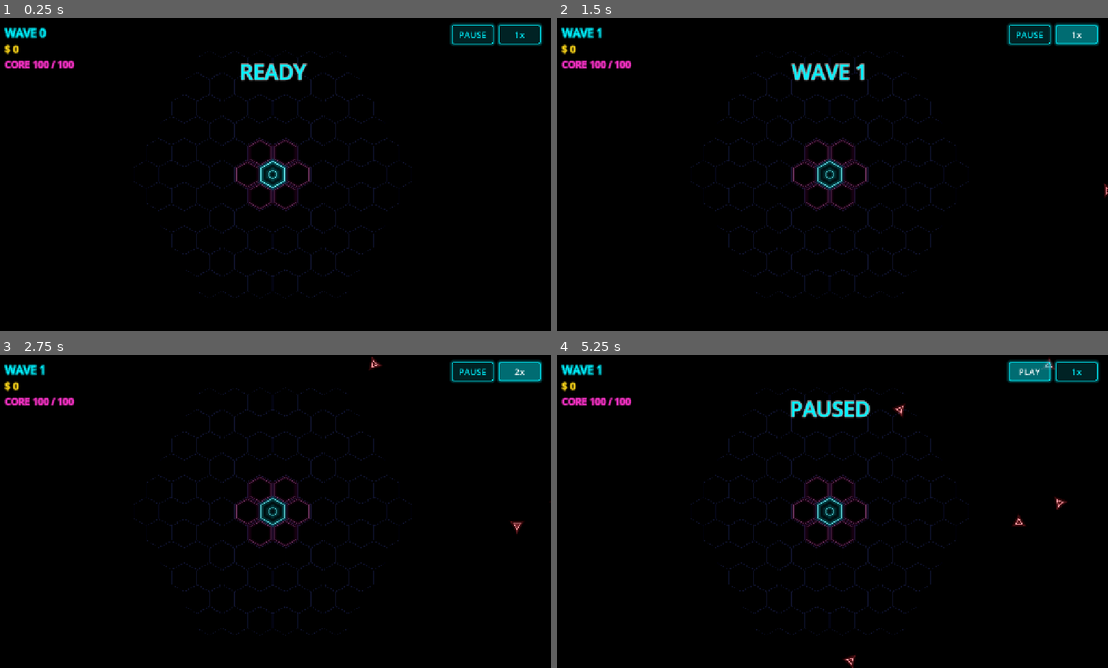
Above: before the commit, frames 1-4 (two rows, left to right).
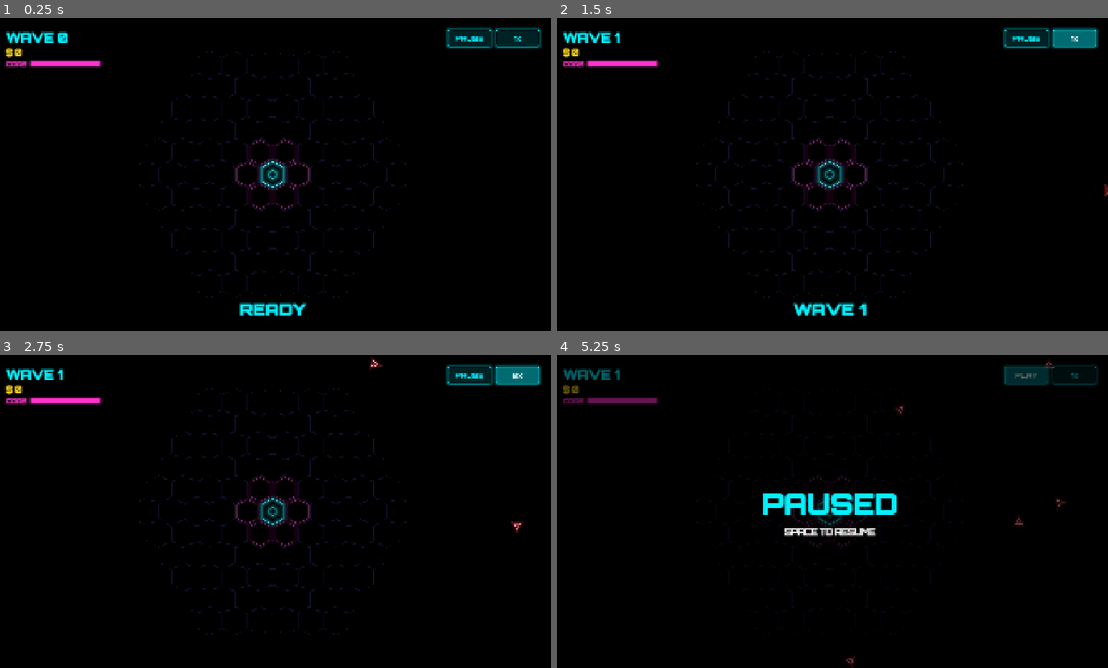
Above: after the commit, the same moments.

Repository: seoyeonwoo11/hexagon
Game: Godot game, scene res://scenes/main.tscn
Two runs of this game, one before a commit and one after it. Both use one fixed random seed, a clock stepped at 60 frames per second and the inputs below.
Inputs:
- Up to frame 1 (0.25 s): no input
- Up to frame 2 (1.5 s): click "1x" at 0.5 s; click "2x" at 1.25 s
- Up to frame 3 (2.75 s): click "1x" at 2 s
- Up to frame 4 (5.25 s): click "2x" at 2.75 s; click "1x" at 3.5 s; click "2x" at 4.25 s; click "PAUSE" at 5 s

The runs differ from the first frame. In frame 1, 4.4% of the frame differs, in the area x 0-99%, y 1-96%; in frame 2, 4.5%; in frame 3, 3.7%; in frame 4, 5.3%, in the area x 0-99%, y 1-100%.

Commit message:
폰트, HUD 배치, 해상도 개선
- Orbitron 폰트(OFL) 적용, 굵기별 FontVariation
- HUD: 왼쪽 위 웨이브/돈/코어 체력 바, 오른쪽 위 버튼, 아래 가운데 안내 문구,
  일시정지/게임 오버는 화면을 어둡게 덮는 가운데 오버레이
- 기준 해상도 1920x1080, 창 최대화로 시작, F11 전체 화면, 카메라 줌 1.05로 같은 구도 유지

Co-Authored-By: Claude Opus 5.5 <noreply@anthropic.com>
Claude-Session: https://claude.ai/code/session_01FxD1R6gogt5cwBiW2ee9Dt

Diff:
--- a/project.godot
+++ b/project.godot
@@ -12,10 +12,17 @@
 
 [display]
 
-window/size/viewport_width=1280
-window/size/viewport_height=720
+window/size/viewport_width=1920
+window/size/viewport_height=1080
+window/size/mode=2
+window/size/window_width_override=1600
+window/size/window_height_override=900
 window/stretch/mode="canvas_items"
 window/stretch/aspect="expand"
+
+[gui]
+
+theme/custom_font="res://assets/fonts/Orbitron.ttf"
 
 [rendering]
 
--- a/scenes/main.tscn
+++ b/scenes/main.tscn
@@ -20,7 +20,7 @@
 environment = SubResource("Environment_neon")
 
 [node name="Camera2D" type="Camera2D" parent="."]
-zoom = Vector2(0.7, 0.7)
+zoom = Vector2(1.05, 1.05)
 
 [node name="Board" type="Node2D" parent="."]
 script = ExtResource("2_board")
--- a/scripts/game.gd
+++ b/scripts/game.gd
@@ -39,7 +39,7 @@
 	hud.set_wave(wave)
 	hud.set_speed(speed_multiplier)
 	hud.set_paused(false)
-	hud.show_message("READY", Hud.NEON_CYAN)
+	hud.show_banner("READY", Hud.NEON_CYAN)
 
 
 func _process(delta: float) -> void:
@@ -82,9 +82,9 @@
 	tree.paused = not tree.paused
 	hud.set_paused(tree.paused)
 	if tree.paused:
-		hud.show_message("PAUSED", Hud.NEON_CYAN)
+		hud.show_overlay("PAUSED", "SPACE TO RESUME", Hud.NEON_CYAN)
 	else:
-		hud.hide_message()
+		hud.hide_overlay()
 
 
 func toggle_speed() -> void:
@@ -104,19 +104,19 @@
 	_spawn_interval = maxf(0.3, 1.2 - wave * 0.05)
 	_spawn_timer = 0.0
 	hud.set_wave(wave)
-	hud.show_message("WAVE %d" % wave, Hud.NEON_CYAN)
+	hud.show_banner("WAVE %d" % wave, Hud.NEON_CYAN)
 	get_tree().create_timer(1.2, false).timeout.connect(_hide_wave_message.bind(wave))
 	wave_started.emit(wave)
 
 
 func _hide_wave_message(for_wave: int) -> void:
 	if for_wave == wave and not is_over and not get_tree().paused:
-		hud.hide_message()
+		hud.hide_banner()
 
 
 func _on_wave_cleared() -> void:
 	wave_cleared.emit(wave)
-	hud.show_message("WAVE CLEAR", Hud.NEON_YELLOW)
+	hud.show_banner("WAVE CLEAR", Hud.NEON_YELLOW)
 	_intermission = INTERMISSION
 
 
@@ -163,7 +163,8 @@
 		return
 	is_over = true
 	hud.set_core(0, board.core_tile().max_hp)
-	hud.show_message("GAME OVER\nWAVE %d  -  R TO RESTART" % wave, Hud.NEON_PINK)
+	hud.hide_banner()
+	hud.show_overlay("GAME OVER", "REACHED WAVE %d  -  PRESS R TO RESTART" % wave, Hud.NEON_PINK)
 	get_tree().paused = true
 	game_over.emit()
 
--- a/scripts/hud.gd
+++ b/scripts/hud.gd
@@ -1,8 +1,12 @@
 class_name Hud
 extends CanvasLayer
-## 화면 위 정보(돈, 웨이브, 코어 체력)와 일시정지/배속 버튼.
+## 화면 위 정보와 버튼 (기준 해상도 1920x1080).
+## - 왼쪽 위: 웨이브, 돈, 코어 체력 바
+## - 오른쪽 위: 일시정지/배속 버튼
+## - 아래 가운데: "WAVE 3", "WAVE CLEAR" 같은 짧은 안내
+## - 가운데: 일시정지/게임 오버 오버레이 (화면을 어둡게 덮음)
 ## 일시정지 중에도 동작해야 하므로 PROCESS_MODE_ALWAYS.
-## 단축키: Space = 일시정지, F = 배속 전환, R = 게임 오버 후 재시작.
+## 단축키: Space = 일시정지, F = 배속 전환, R = 게임 오버 후 재시작, F11 = 전체 화면.
 
 signal pause_pressed
 signal speed_pressed
@@ -11,44 +15,87 @@
 const NEON_CYAN := Color(0.0, 0.95, 1.0)
 const NEON_PINK := Color(1.0, 0.2, 0.8)
 const NEON_YELLOW := Color(1.0, 0.85, 0.1)
+const MARGIN := 40
+const FONT := preload("res://assets/fonts/Orbitron.ttf")
 
 var _money_label: Label
 var _wave_label: Label
 var _core_label: Label
-var _message_label: Label
+var _core_bar: ProgressBar
+var _banner_label: Label
+var _overlay: ColorRect
+var _overlay_title: Label
+var _overlay_sub: Label
 var _pause_button: Button
 var _speed_button: Button
 
 
 func _ready() -> void:
 	process_mode = Node.PROCESS_MODE_ALWAYS
+	var root := MarginContainer.new()
+	root.set_anchors_and_offsets_preset(Control.PRESET_FULL_RECT)
+	root.mouse_filter = Control.MOUSE_FILTER_IGNORE
+	for side in ["left", "right", "top", "bottom"]:
+		root.add_theme_constant_override("margin_" + side, MARGIN)
+	add_child(root)
+
+	# 왼쪽 위 정보
 	var info := VBoxContainer.new()
-	info.position = Vector2(24, 16)
-	add_child(info)
-	_wave_label = _make_label(NEON_CYAN, 26)
-	_money_label = _make_label(NEON_YELLOW, 22)
-	_core_label = _make_label(NEON_PINK, 22)
-	for l in [_wave_label, _money_label, _core_label]:
-		info.add_child(l)
-
+	info.size_flags_horizontal = Control.SIZE_SHRINK_BEGIN
+	info.size_flags_vertical = Control.SIZE_SHRINK_BEGIN
+	info.add_theme_constant_override("separation", 6)
+	root.add_child(info)
+	_wave_label = _make_label(NEON_CYAN, 44, 800)
+	_money_label = _make_label(NEON_YELLOW, 28, 600)
+	info.add_child(_wave_label)
+	info.add_child(_money_label)
+	var core_row := HBoxContainer.new()
+	core_row.add_theme_constant_override("separation", 14)
+	info.add_child(core_row)
+	_core_label = _make_label(NEON_PINK, 22, 600)
+	_core_label.text = "CORE"
+	_core_bar = _make_bar(NEON_PINK)
+	core_row.add_child(_core_label)
+	core_row.add_child(_core_bar)
+
+	# 오른쪽 위 버튼
 	var buttons := HBoxContainer.new()
-	buttons.set_anchors_and_offsets_preset(Control.PRESET_TOP_RIGHT)
-	buttons.grow_horizontal = Control.GROW_DIRECTION_BEGIN
-	buttons.offset_right = -24
-	buttons.offset_top = 16
-	buttons.add_theme_constant_override("separation", 12)
-	add_child(buttons)
+	buttons.size_flags_horizontal = Control.SIZE_SHRINK_END
+	buttons.size_flags_vertical = Control.SIZE_SHRINK_BEGIN
+	buttons.add_theme_constant_override("separation", 16)
+	root.add_child(buttons)
 	_pause_button = _make_button("PAUSE", pause_pressed)
 	_speed_button = _make_button("1x", speed_pressed)
 	buttons.add_child(_pause_button)
 	buttons.add_child(_speed_button)
 
-	_message_label = _make_label(Color.WHITE, 48)
-	_message_label.set_anchors_and_offsets_preset(Control.PRESET_CENTER_TOP)
-	_message_label.grow_horizontal = Control.GROW_DIRECTION_BOTH
-	_message_label.offset_top = 90
-	_message_label.horizontal_alignment = HORIZONTAL_ALIGNMENT_CENTER
-	add_child(_message_label)
+	# 아래 가운데 안내 문구
+	_banner_label = _make_label(Color.WHITE, 56, 900)
+	_banner_label.size_flags_horizontal = Control.SIZE_SHRINK_CENTER
+	_banner_label.size_flags_vertical = Control.SIZE_SHRINK_END
+	_banner_label.horizontal_alignment = HORIZONTAL_ALIGNMENT_CENTER
+	_banner_label.visible = false
+	root.add_child(_banner_label)
+
+	# 가운데 오버레이
+	_overlay = ColorRect.new()
+	_overlay.color = Color(0, 0, 0, 0.6)
+	_overlay.set_anchors_and_offsets_preset(Control.PRESET_FULL_RECT)
+	_overlay.mouse_filter = Control.MOUSE_FILTER_IGNORE
+	_overlay.visible = false
+	add_child(_overlay)
+	var center := VBoxContainer.new()
+	center.set_anchors_and_offsets_preset(Control.PRESET_CENTER)
+	center.grow_horizontal = Control.GROW_DIRECTION_BOTH
+	center.grow_vertical = Control.GROW_DIRECTION_BOTH
+	center.alignment = BoxContainer.ALIGNMENT_CENTER
+	center.add_theme_constant_override("separation", 18)
+	_overlay.add_child(center)
+	_overlay_title = _make_label(NEON_CYAN, 96, 900)
+	_overlay_sub = _make_label(Color(1, 1, 1, 0.85), 28, 500)
+	for l in [_overlay_title, _overlay_sub]:
+		l.horizontal_alignment = HORIZONTAL_ALIGNMENT_CENTER
+		center.add_child(l)
 
 
 func set_money(value: int) -> void:
@@ -60,7 +107,8 @@
 
 
 func set_core(hp: float, max_hp: float) -> void:
-	_core_label.text = "CORE %d / %d" % [ceili(hp), ceili(max_hp)]
+	_core_bar.max_value = max_hp
+	_core_bar.value = hp
 
 
 func set_paused(paused: bool) -> void:
@@ -71,14 +119,27 @@
 	_speed_button.text = "%dx" % int(multiplier)
 
 
-func show_message(text: String, color := Color.WHITE) -> void:
-	_message_label.text = text
-	_message_label.label_settings.font_color = color
-	_message_label.visible = true
-
-
-func hide_message() -> void:
-	_message_label.visible = false
+## 아래쪽 짧은 안내 ("WAVE 3", "WAVE CLEAR" 등).
+func show_banner(text: String, color := Color.WHITE) -> void:
+	_banner_label.text = text
+	_set_label_color(_banner_label, color)
+	_banner_label.visible = true
+
+
+func hide_banner() -> void:
+	_banner_label.visible = false
+
+
+## 화면 가운데 큰 오버레이 (일시정지, 게임 오버).
+func show_overlay(title: String, subtitle: String, color := NEON_CYAN) -> void:
+	_overlay_title.text = title
+	_overlay_sub.text = subtitle
+	_set_label_color(_overlay_title, color)
+	_overlay.visible = true
+
+
+func hide_overlay() -> void:
+	_overlay.visible = false
 
 
 func _unhandled_input(event: InputEvent) -> void:
@@ -92,38 +153,84 @@
 			speed_pressed.emit()
 		KEY_R:
 			restart_pressed.emit()
+		KEY_F11:
+			_toggle_fullscreen()
 		_:
 			return
 	get_viewport().set_input_as_handled()
 
 
-func _make_label(color: Color, font_size: int) -> Label:
+func _toggle_fullscreen() -> void:
+	var w := get_window()
+	if w.mode == Window.MODE_FULLSCREEN or w.mode == Window.MODE_EXCLUSIVE_FULLSCREEN:
+		w.mode = Window.MODE_MAXIMIZED
+	else:
+		w.mode = Window.MODE_FULLSCREEN
+
+
+static func font_weight(weight: int) -> Font:
+	var f := FontVariation.new()
+	f.base_font = FONT
+	var tag := TextServerManager.get_primary_interface().name_to_tag("wght")
+	f.variation_opentype = {tag: weight}
+	return f
+
+
+func _make_label(color: Color, font_size: int, weight: int) -> Label:
 	var label := Label.new()
 	var settings := LabelSettings.new()
+	settings.font = font_weight(weight)
 	settings.font_size = font_size
 	settings.font_color = color
-	settings.shadow_color = Color(color, 0.5)
-	settings.shadow_size = 8
+	settings.shadow_color = Color(color, 0.45)
+	settings.shadow_size = 10
 	settings.shadow_offset = Vector2.ZERO
 	label.label_settings = settings
+	label.mouse_filter = Control.MOUSE_FILTER_IGNORE
 	return label
+
+
+func _set_label_color(label: Label, color: Color) -> void:
+	label.label_settings.font_color = color
+	label.label_settings.shadow_color = Color(color, 0.45)
+
+
+func _make_bar(color: Color) -> ProgressBar:
+	var bar := ProgressBar.new()
+	bar.custom_minimum_size = Vector2(240, 14)
+	bar.size_flags_vertical = Control.SIZE_SHRINK_CENTER
+	bar.show_percentage = false
+	bar.value = 100
+	var bg := StyleBoxFlat.new()
+	bg.bg_color = Color(color, 0.08)
+	bg.border_color = Color(color, 0.6)
+	bg.set_border_width_all(2)
+	var fill := StyleBoxFlat.new()
+	fill.bg_color = color
+	fill.shadow_color = Color(color, 0.5)
+	fill.shadow_size = 8
+	bar.add_theme_stylebox_override("background", bg)
+	bar.add_theme_stylebox_override("fill", fill)
+	return bar
 
 
 func _make_button(text: String, sig: Signal) -> Button:
 	var button := Button.new()
 	button.text = text
 	button.focus_mode = Control.FOCUS_NONE
-	button.custom_minimum_size = Vector2(96, 44)
-	button.add_theme_font_size_override("font_size", 20)
+	button.custom_minimum_size = Vector2(150, 60)
+	button.add_theme_font_override("font", font_weight(700))
+	button.add_theme_font_size_override("font_size", 24)
 	button.add_theme_color_override("font_color", NEON_CYAN)
 	button.add_theme_color_override("font_hover_color", Color.WHITE)
+	button.add_theme_color_override("font_pressed_color", Color.WHITE)
 	var normal := StyleBoxFlat.new()
 	normal.bg_color = Color(0, 0, 0, 0.6)
 	normal.border_color = NEON_CYAN
 	normal.set_border_width_all(2)
-	normal.set_corner_radius_all(4)
+	normal.set_corner_radius_all(6)
 	normal.shadow_color = Color(NEON_CYAN, 0.35)
-	normal.shadow_size = 6
+	normal.shadow_size = 10
 	var hover := normal.duplicate() as StyleBoxFlat
 	hover.bg_color = Color(NEON_CYAN, 0.15)
 	button.add_theme_stylebox_override("normal", normal)
Not shown, added: assets/fonts/Orbitron-OFL.txt
Binary file added: assets/fonts/Orbitron.ttf
Not shown, added: assets/fonts/Orbitron.ttf.import
